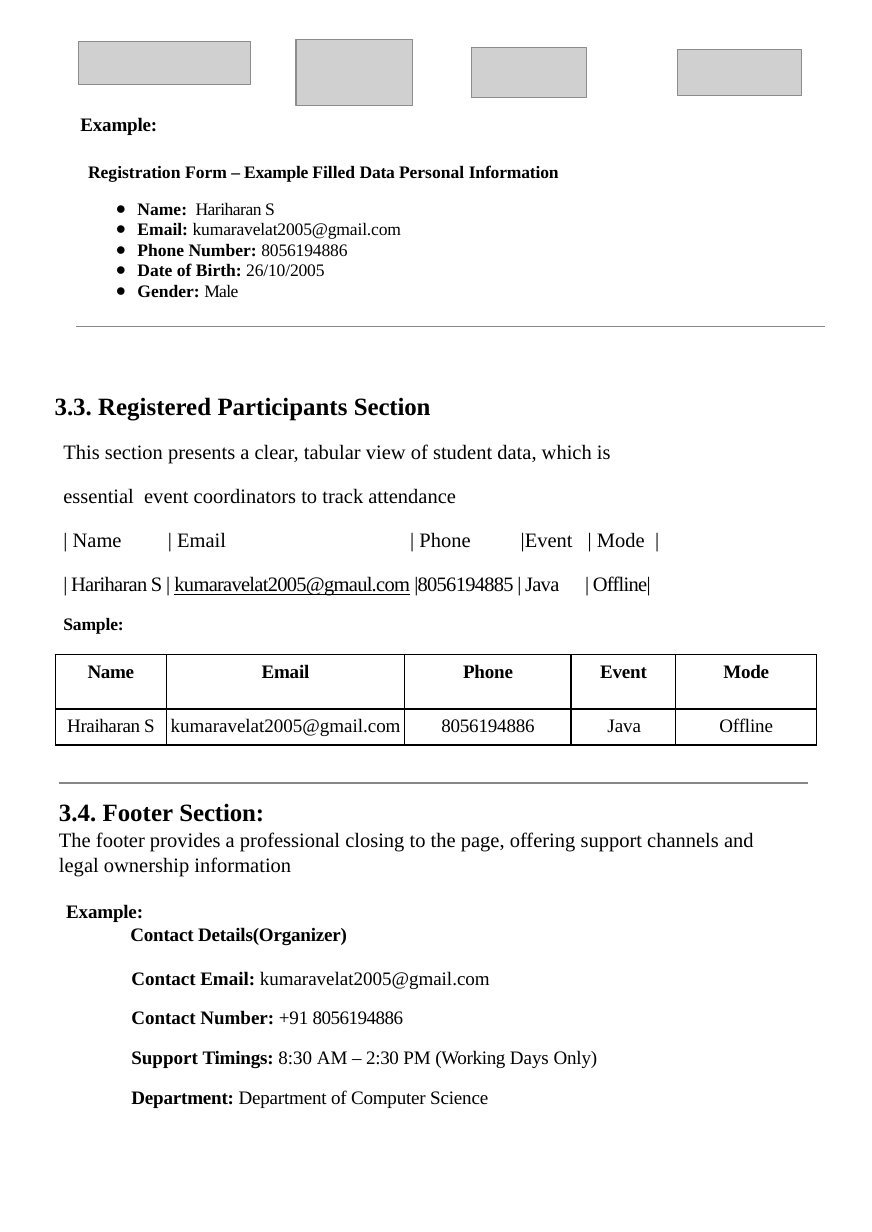
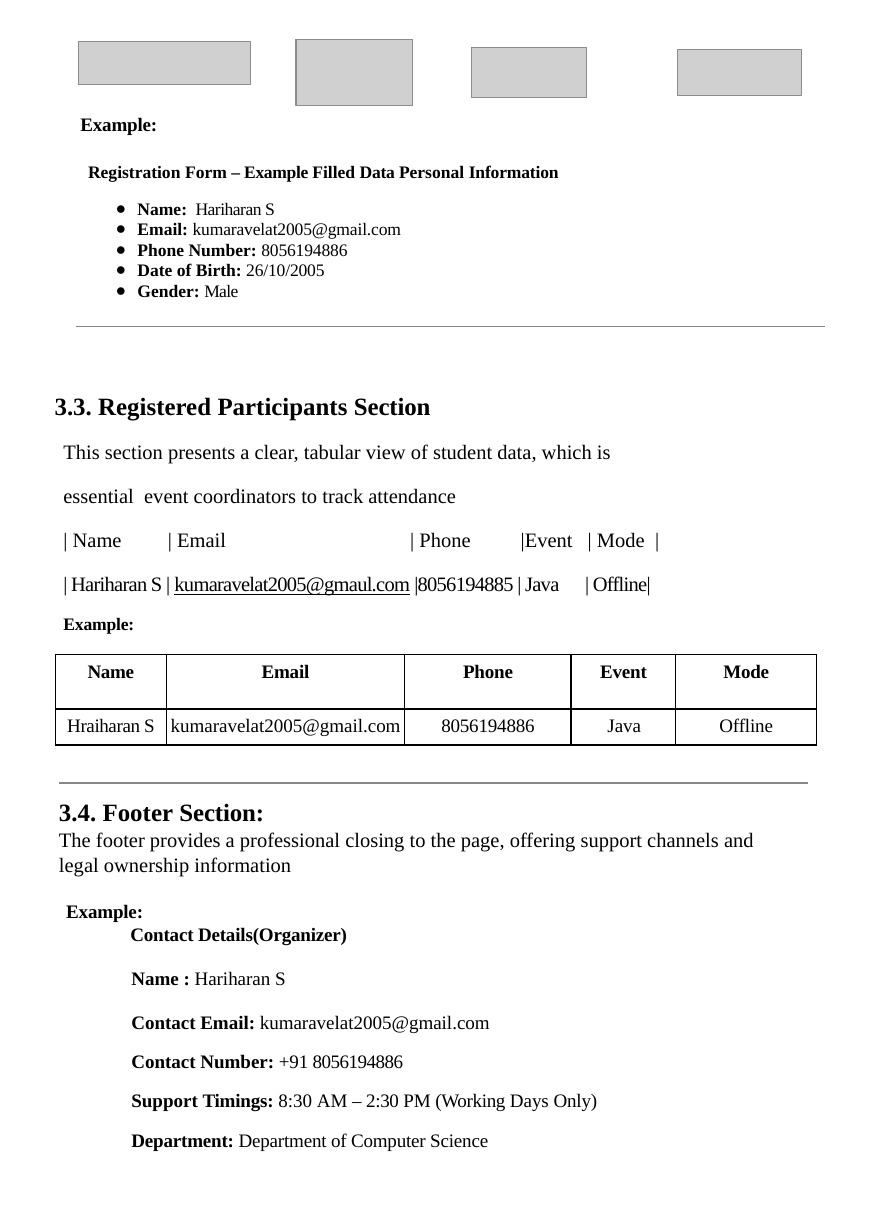
Before and after one commit to mr-heain/event-registration, a slide deck: slide 3 of ppt/FE Assignment-1 Template.pptx. Drawn at 872x1232 pixels with LibreOffice and Linux fonts; fonts in the diff are those of the drawing; grey boxes stand for pictures. Boxes give left, top, right and bottom in pixels: in the first picture for what was removed or moved away, otherwise in the second. Text is boxed around its words. In the diff, an @@ line names an element or a change of style, - is before the commit and + after.

Commit message:
just a little alignment

```diff
--- a/ppt/FE Assignment-1 Template.pptx
+++ b/ppt/FE Assignment-1 Template.pptx
@@ text at [63, 617, 134, 634]: text changed @@
-Sample:
+Example:
@@ text at [131, 971, 286, 986]: paragraph added @@
+Name : Hariharan S
```
